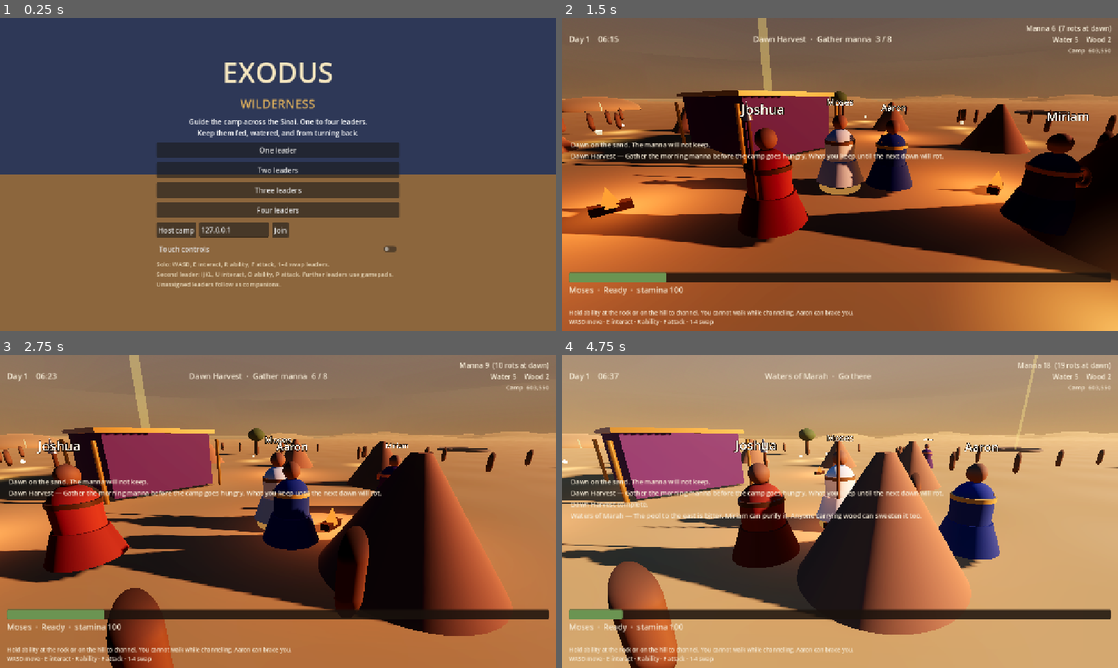
Above: before the commit, frames 1-4 (two rows, left to right).
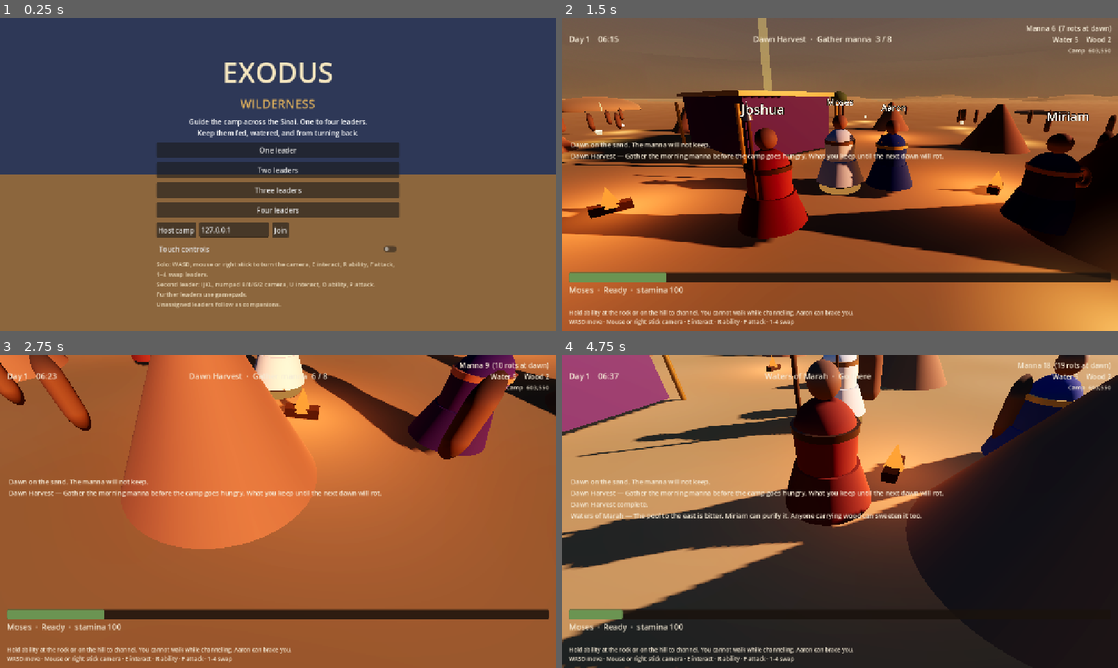
Above: after the commit, the same moments.

Repository: fleck/exodus
Game: Godot game, scene res://scenes/main.tscn
Same seed, same stepped clock (60 frames per second), same inputs: the game is played once before the commit and once after it.
Inputs (mouse positions are in pixels of both pictures, inside the frame that each line leads up to):
- Up to frame 1 (0.25 s): no input
- Up to frame 2 (1.5 s): click "One leader" at 0.5 s; move the mouse to (962, 158) at 1.27 s; hold D (move_right) from 1.28 s (still down); tap F (attack) at 1.35 s; click (962, 158) at 1.42 s
- Up to frame 3 (2.75 s): tap E (interact) at 1.55 s; release D (move_right) at 2 s; drag from (166, 527) to (250, 574) at 2.02 s
- Up to frame 4 (4.75 s): move the mouse to (895, 442) at 2.77 s; hold D (move_right) 2.78-3.5 s; tap Keypad 2 (p2_look_down, bound only after the commit) at 2.85 s; click (895, 442) at 2.92 s; tap Keypad 4 (p2_look_left, bound only after the commit) at 3.05 s; drag from (812, 574) to (673, 464) at 3.52 s; move the mouse to (1006, 558) at 4.27 s; hold A (move_left) from 4.28 s (still down); tap Keypad 6 (p2_look_right, bound only after the commit) at 4.35 s; click (1006, 558) at 4.42 s; tap Keypad 8 (p2_look_up, bound only after the commit) at 4.55 s

The runs differ from the first frame. In frame 1, 1.2% of the frame differs, in the area x 28-71%, y 78-93%; in frame 2, 0.3%; in frame 3, 88%, in the area x 0-100%, y 0-100%; in frame 4, 86%.

Commit message:
Add mouse look functionality and improve input handling
- Implemented camera look controls using keyboard and right stick.
- Enhanced input router to support look actions and joystick input.
- Updated session manager to register new look actions.
- Adjusted coop controller for mouse look and camera pitch management.
- Modified HUD and main scene to ensure mouse visibility during game states.

Diff:
--- a/autoload/session_manager.gd
+++ b/autoload/session_manager.gd
@@ -272,6 +272,14 @@
 	_key(&"channel_miracle", KEY_R)
 	_key(&"attack", KEY_F)
 	_mouse(&"attack", MOUSE_BUTTON_LEFT)
+	_ensure_action(&"look_left")
+	_ensure_action(&"look_right")
+	_ensure_action(&"look_up")
+	_ensure_action(&"look_down")
+	_key(&"p2_look_left", KEY_KP_4)
+	_key(&"p2_look_right", KEY_KP_6)
+	_key(&"p2_look_up", KEY_KP_8)
+	_key(&"p2_look_down", KEY_KP_2)
 	_key(&"p2_move_left", KEY_J)
 	_key(&"p2_move_right", KEY_L)
 	_key(&"p2_move_up", KEY_I)
--- a/player/coop_controller.gd
+++ b/player/coop_controller.gd
@@ -7,6 +7,11 @@
 
 const GRAVITY := 28.0
 const CAMERA_YAW := -0.84
+const CAMERA_PITCH := deg_to_rad(-18.0)
+const PITCH_MIN := deg_to_rad(-60.0)
+const PITCH_MAX := deg_to_rad(26.0)
+const LOOK_SPEED := 2.6
+const MOUSE_LOOK_SPEED := 0.003
 const WORLD_RADIUS := 175.0
 
 @export var character_name: StringName = &"Moses"
@@ -36,6 +41,8 @@
 
 var camera_pivot: Node3D
 var camera: Camera3D
+var camera_yaw: float = CAMERA_YAW
+var camera_pitch: float = CAMERA_PITCH
 var listener: AudioListener3D
 var nav_agent: NavigationAgent3D
 var input_router: InputRouter
@@ -44,6 +51,8 @@
 var _bt: AIBehaviorTree
 var _attack_cd: float = 0.0
 var _edge_note: bool = false
+var _mouse_look: Vector2 = Vector2.ZERO
+var _ignore_next_mouse: bool = false
 
 
 func _ready() -> void:
@@ -60,6 +69,8 @@
 
 func _exit_tree() -> void:
 	SessionManager.unregister_leader(self)
+	if _wants_mouse_look() and Input.mouse_mode == Input.MOUSE_MODE_CAPTURED:
+		Input.mouse_mode = Input.MOUSE_MODE_VISIBLE
 
 
 func _physics_process(delta: float) -> void:
@@ -70,6 +81,7 @@
 	sprinting = false
 	if is_possessed_by_local_human:
 		_read_inputs()
+		_apply_look(delta)
 	else:
 		_clear_inputs()
 	_regen_stamina(delta)
@@ -98,6 +110,7 @@
 	input_router.device_id = device if is_possessed_by_local_human else -1
 	input_router.keyboard_scheme = scheme if is_possessed_by_local_human else 0
 	input_router.network_peer_id = authority
+	_mouse_look = Vector2.ZERO
 	if _ring:
 		_ring.visible = is_possessed_by_local_human
 
@@ -115,13 +128,13 @@
 
 func control_hint() -> String:
 	if input_router.device_id >= 0:
-		return "Stick move · A interact · RB ability · X attack"
+		return "Left stick move · Right stick camera · A interact · RB ability · X attack"
 	if input_router.keyboard_scheme == 1:
-		return "IJKL move · U interact · O ability · P attack"
+		return "IJKL move · Numpad 8462 camera · U interact · O ability · P attack"
 	var swap := ""
 	if SessionManager.local_controlled_count() <= 1:
 		swap = " · 1-4 swap"
-	return "WASD move · E interact · R ability · F attack" + swap
+	return "WASD move · Mouse or right stick camera · E interact · R ability · F attack" + swap
 
 
 func status_line() -> String:
@@ -210,9 +223,20 @@
 	stamina = minf(stamina_max, stamina + 14.0 * delta)
 
 
+func _unhandled_input(event: InputEvent) -> void:
+	if not _wants_mouse_look():
+		return
+	if event is InputEventMouseMotion and Input.mouse_mode == Input.MOUSE_MODE_CAPTURED:
+		if _ignore_next_mouse:
+			_ignore_next_mouse = false
+			return
+		_mouse_look += (event as InputEventMouseMotion).relative
+		get_viewport().set_input_as_handled()
+
+
 func _process_human_movement(delta: float) -> void:
 	var input_dir := input_router.get_movement_vector()
-	var theta := CAMERA_YAW
+	var theta := camera_yaw
 	# Node3D yaw: local +X is right, local -Z is where the camera looks.
 	var right := Vector3(cos(theta), 0.0, -sin(theta))
 	var forward := Vector3(-sin(theta), 0.0, -cos(theta))
@@ -344,10 +368,45 @@
 		EventBus.notification.emit("The way further into the desert is shut.")
 
 
+func _wants_mouse_look() -> bool:
+	return (
+		is_possessed_by_local_human
+		and input_router != null
+		and input_router.device_id < 0
+		and input_router.keyboard_scheme == 0
+		and not SessionManager.show_touch
+	)
+
+
+func _apply_look(delta: float) -> void:
+	_update_mouse_capture()
+	var look := input_router.get_look_vector()
+	var yaw_delta := -look.x * LOOK_SPEED * delta
+	var pitch_delta := -look.y * LOOK_SPEED * delta
+	yaw_delta -= _mouse_look.x * MOUSE_LOOK_SPEED
+	pitch_delta -= _mouse_look.y * MOUSE_LOOK_SPEED
+	_mouse_look = Vector2.ZERO
+	camera_yaw = wrapf(camera_yaw + yaw_delta, -PI, PI)
+	camera_pitch = clampf(camera_pitch + pitch_delta, PITCH_MIN, PITCH_MAX)
+
+
+func _update_mouse_capture() -> void:
+	if input_router == null or input_router.device_id >= 0 or input_router.keyboard_scheme != 0:
+		return
+	var capture := _wants_mouse_look() and not get_tree().paused
+	var mode := Input.MOUSE_MODE_CAPTURED if capture else Input.MOUSE_MODE_VISIBLE
+	if Input.mouse_mode == mode:
+		return
+	Input.mouse_mode = mode
+	if capture:
+		_ignore_next_mouse = true
+
+
 func _align_camera() -> void:
-	if camera_pivot == null:
-		return
-	camera_pivot.rotation.y = CAMERA_YAW - rotation.y
+	if camera_pivot == null or camera == null:
+		return
+	camera_pivot.rotation.y = camera_yaw - rotation.y
+	camera.rotation.x = camera_pitch
 
 
 func _tick_visual() -> void:
--- a/player/input_router.gd
+++ b/player/input_router.gd
@@ -31,6 +31,24 @@
 	if keys == Vector2.ZERO and keyboard_scheme == 0:
 		return SessionManager.touch_move
 	return keys
+
+
+## Right stick, or the keyboard look keys. Y is positive when looking down.
+func get_look_vector() -> Vector2:
+	if not NetworkManager.has_authority(get_parent()):
+		return Vector2.ZERO
+	if device_id >= 0:
+		return _joy_look(device_id)
+	var keys := Input.get_vector(
+		_action(&"look_left"),
+		_action(&"look_right"),
+		_action(&"look_up"),
+		_action(&"look_down")
+	)
+	var pad := _spare_look_pad()
+	if pad >= 0:
+		keys += _joy_look(pad)
+	return keys.limit_length(1.0)
 
 
 func is_action_just_pressed(action_name: StringName) -> bool:
@@ -78,6 +96,32 @@
 			return JOY_BUTTON_INVALID
 
 
+func _joy_look(pad: int) -> Vector2:
+	var axis := Vector2(
+		Input.get_joy_axis(pad, JOY_AXIS_RIGHT_X),
+		Input.get_joy_axis(pad, JOY_AXIS_RIGHT_Y)
+	)
+	if axis.length() <= 0.2:
+		return Vector2.ZERO
+	return axis.limit_length(1.0)
+
+
+## Keyboard player 1 can still orbit with a controller that no seat has claimed.
+func _spare_look_pad() -> int:
+	if device_id >= 0 or keyboard_scheme != 0:
+		return -1
+	var taken: Dictionary = {}
+	for leader in SessionManager.leaders():
+		var router := leader.get_node_or_null("InputRouter") as InputRouter
+		if router != null and router.device_id >= 0:
+			taken[router.device_id] = true
+	for pad in Input.get_connected_joypads():
+		var id := int(pad)
+		if not taken.has(id):
+			return id
+	return -1
+
+
 func _prefix() -> String:
 	if keyboard_scheme <= 0:
 		return ""
--- a/scenes/main.gd
+++ b/scenes/main.gd
@@ -7,6 +7,7 @@
 
 
 func _ready() -> void:
+	Input.mouse_mode = Input.MOUSE_MODE_VISIBLE
 	SessionManager.reset()
 	NetworkManager.close()
 	set_anchors_preset(Control.PRESET_FULL_RECT)
@@ -79,7 +80,7 @@
 	column.add_child(touch)
 
 	var help := Label.new()
-	help.text = "Solo: WASD, E interact, R ability, F attack, 1–4 swap leaders.\nSecond leader: IJKL, U interact, O ability, P attack. Further leaders use gamepads.\nUnassigned leaders follow as companions."
+	help.text = "Solo: WASD, mouse or right stick to turn the camera, E interact, R ability, F attack, 1–4 swap leaders.\nSecond leader: IJKL, numpad 8/4/6/2 camera, U interact, O ability, P attack. Further leaders use gamepads.\nUnassigned leaders follow as companions."
 	help.autowrap_mode = TextServer.AUTOWRAP_WORD_SMART
 	help.add_theme_font_size_override("font_size", 14)
 	help.add_theme_color_override("font_color", Color(0.9, 0.84, 0.72))
--- a/scenes/ui/hud.gd
+++ b/scenes/ui/hud.gd
@@ -215,6 +215,7 @@
 	_over_label.text = reason
 	_over_panel.visible = true
 	get_tree().paused = true
+	Input.mouse_mode = Input.MOUSE_MODE_VISIBLE
 
 
 func _toggle_pause() -> void:
@@ -223,10 +224,13 @@
 	_paused = not _paused
 	_pause_panel.visible = _paused
 	get_tree().paused = _paused
+	if _paused:
+		Input.mouse_mode = Input.MOUSE_MODE_VISIBLE
 
 
 func _leave() -> void:
 	get_tree().paused = false
+	Input.mouse_mode = Input.MOUSE_MODE_VISIBLE
 	NetworkManager.close()
 	SessionManager.reset()
 	get_tree().change_scene_to_file("res://scenes/main.tscn")
